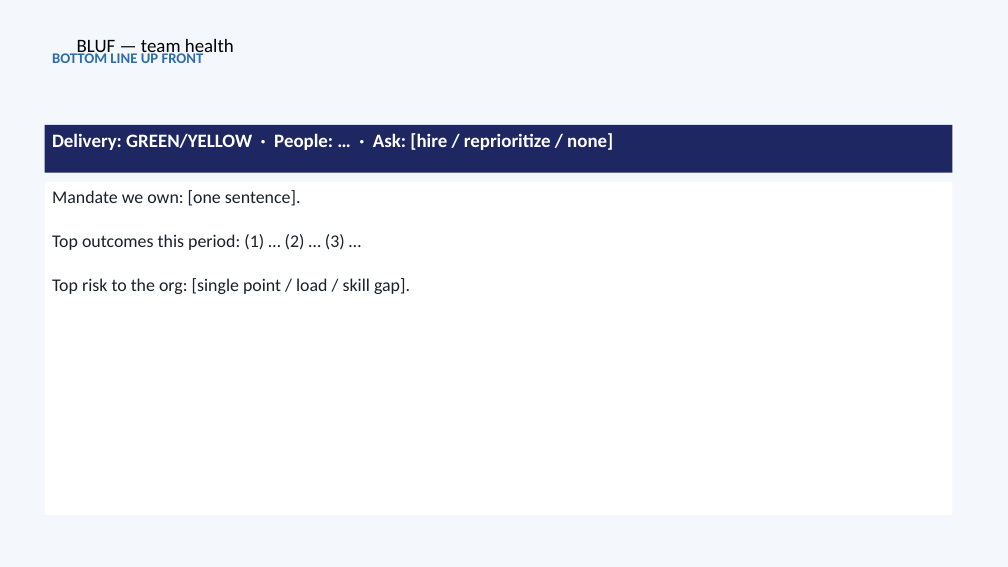
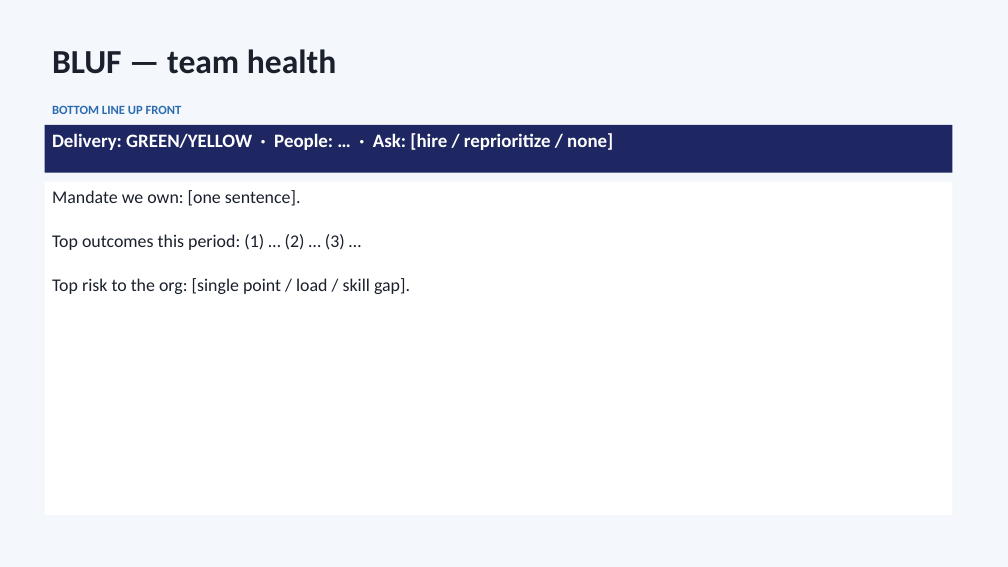
Before and after one commit to peter0749/MindsetMD, a slide deck: slide 2 of skills/presentations/assets/pptx/03-management-effectiveness.pptx. Drawn at 1008x567 pixels with LibreOffice and Linux fonts; fonts in the diff are those of the drawing. Boxes give left, top, right and bottom in pixels: in the first picture for what was removed or moved away, otherwise in the second. Text is boxed around its words. In the diff, an @@ line names an element or a change of style, - is before the commit and + after.

Commit message:
Fix BLUF slide title collision on all report PPTX templates
Default slide title placeholder overlapped the BOTTOM LINE UP FRONT
kicker; use a title-free slide with explicit title shape stacking.
Regenerate assets and add collision regression in tests.

```diff
--- a/skills/presentations/assets/pptx/03-management-effectiveness.pptx
+++ b/skills/presentations/assets/pptx/03-management-effectiveness.pptx
@@ text "BLUF — team health": place and size @@
-text "BLUF — team health" at [77, 39, 234, 58]
+text "BLUF — team health" at [52, 49, 336, 74]
@@ text "BLUF — team health" at [52, 49, 336, 74]: size 18 to 32 pt, text colour #000000 to #1A202C, bold on @@
@@ text "BOTTOM LINE UP FRONT": place and size @@
-text "BOTTOM LINE UP FRONT" at [52, 50, 204, 63]
+text "BOTTOM LINE UP FRONT" at [52, 105, 182, 114]
@@ text "BOTTOM LINE UP FRONT" at [52, 105, 182, 114]: size 14 to 12 pt @@
```
Also in this commit, not shown: 10 other files.
